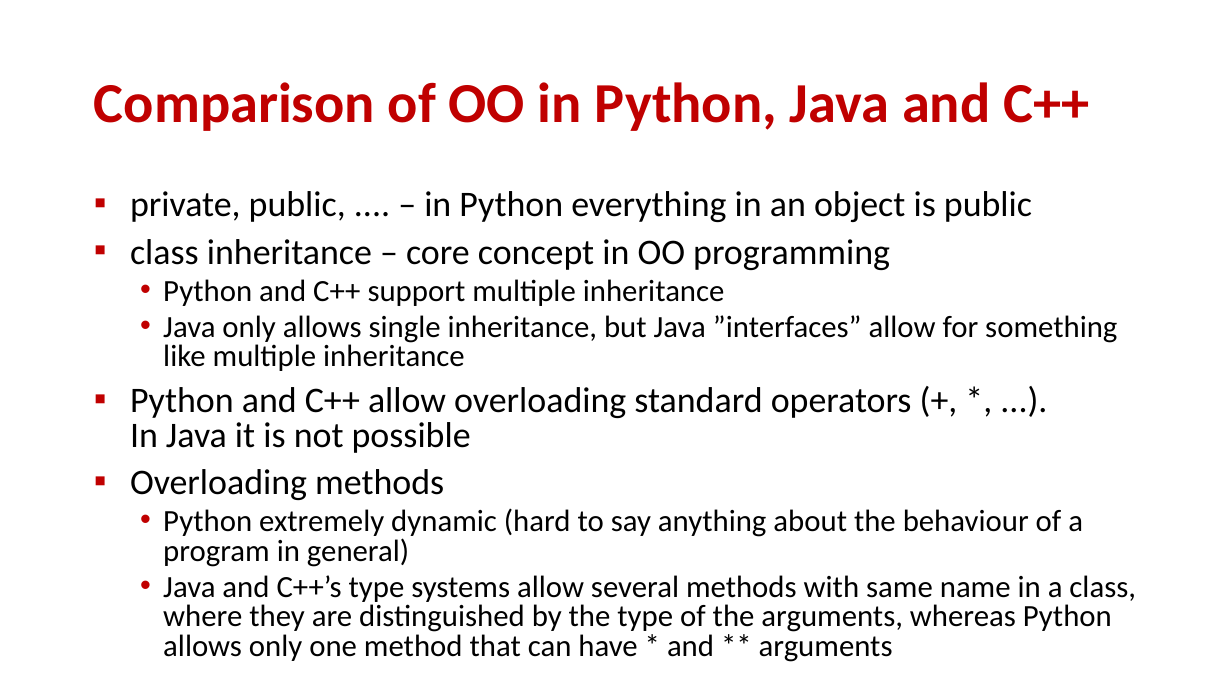
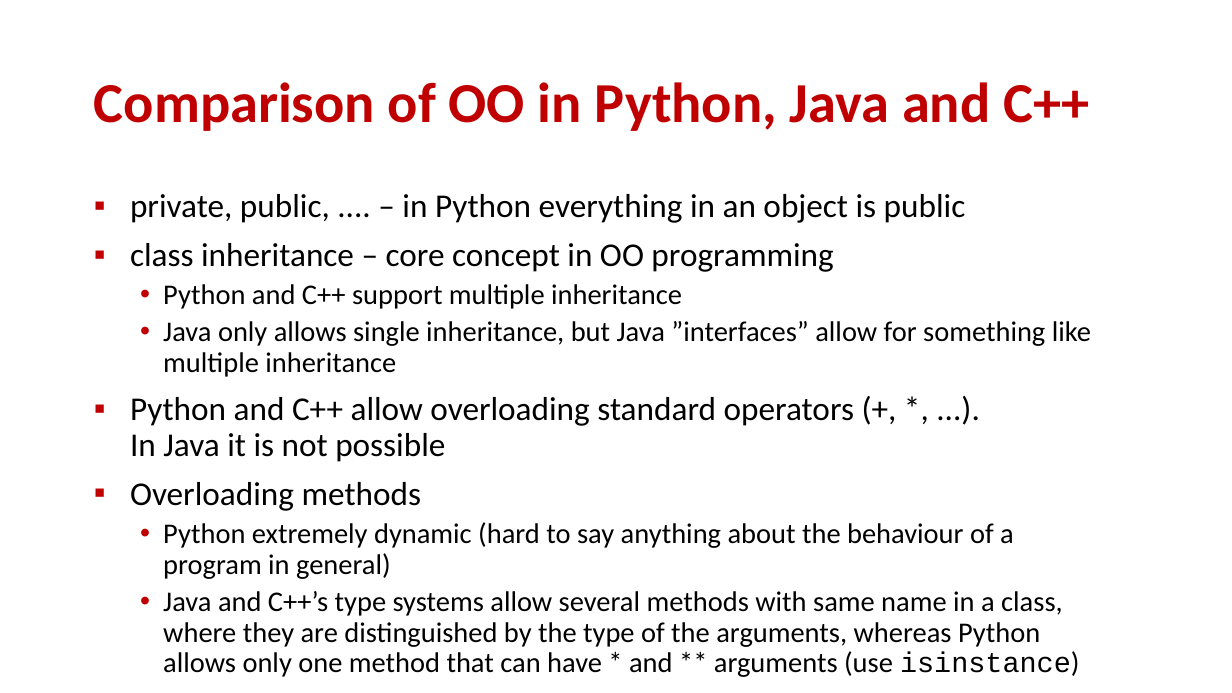
Before and after one commit to gsbrodal/gsbrodal.github.io, a slide deck: slide 19 of ipsa/slides/hierarchies.pptx. Drawn at 1232x693 pixels with LibreOffice and Linux fonts; fonts in the diff are those of the drawing. Boxes give left, top, right and bottom in pixels: in the first picture for what was removed or moved away, otherwise in the second. Text is boxed around its words. In the diff, an @@ line names an element or a change of style, - is before the commit and + after.

```diff
--- a/ipsa/slides/hierarchies.pptx
+++ b/ipsa/slides/hierarchies.pptx
@@ text at (x1=130, y1=194, x2=1091, y2=579): size 28 to 25.9 pt in "private, public, .... – in Python everything ...", "class inheritance – core concept in OO ...", "Python and C++ allow overloading standard operators ...", "Overloading methods"; size 24 to 22.2 pt in "Python and C++ support multiple inheritance", "Java only allows single inheritance, but Java ...", "Python extremely dynamic (hard to say anything ..."; line spacing 0.8 to 0.9 @@
@@ text at (x1=163, y1=591, x2=1080, y2=677): text changed; size 24 to 22.2 pt @@
-  • Java and C++’s type systems allow several methods with same name in a class, where they are distinguished by the type of the arguments, whereas Python allows only one method that can have * and ** arguments
+  • Java and C++’s type systems allow several methods with same name in a class, where they are distinguished by the type of the arguments, whereas Python allows only one method that can have * and ** arguments (use isinstance)
```
Also in this commit, not shown: 11 other slides changed, 3 other files.
